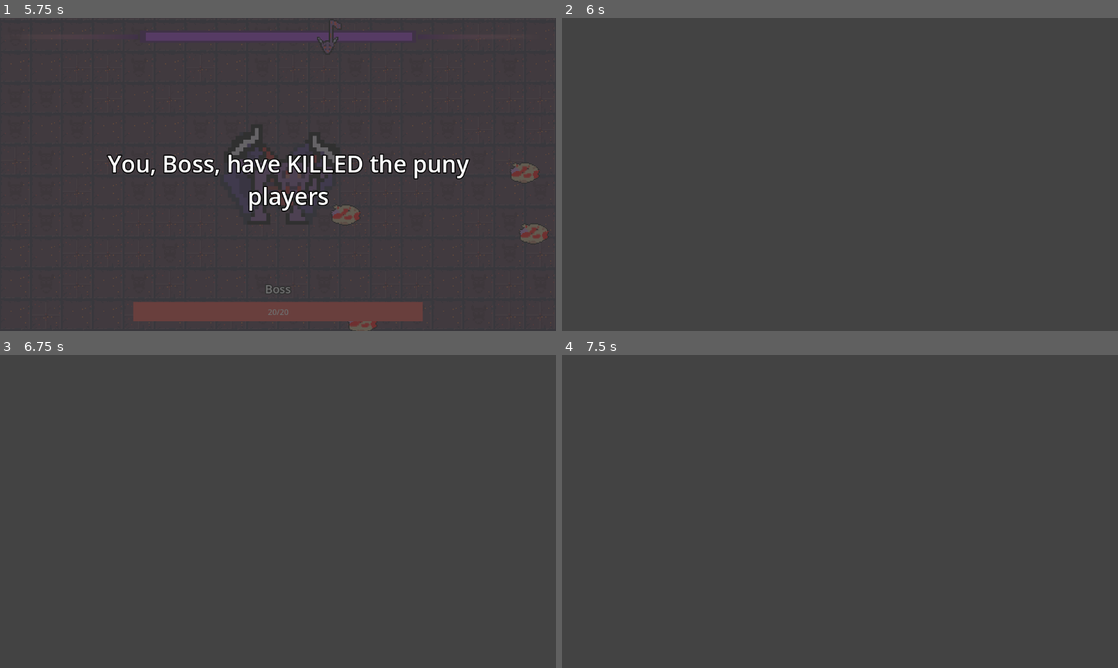
Above: before the commit, frames 1-4 (two rows, left to right).
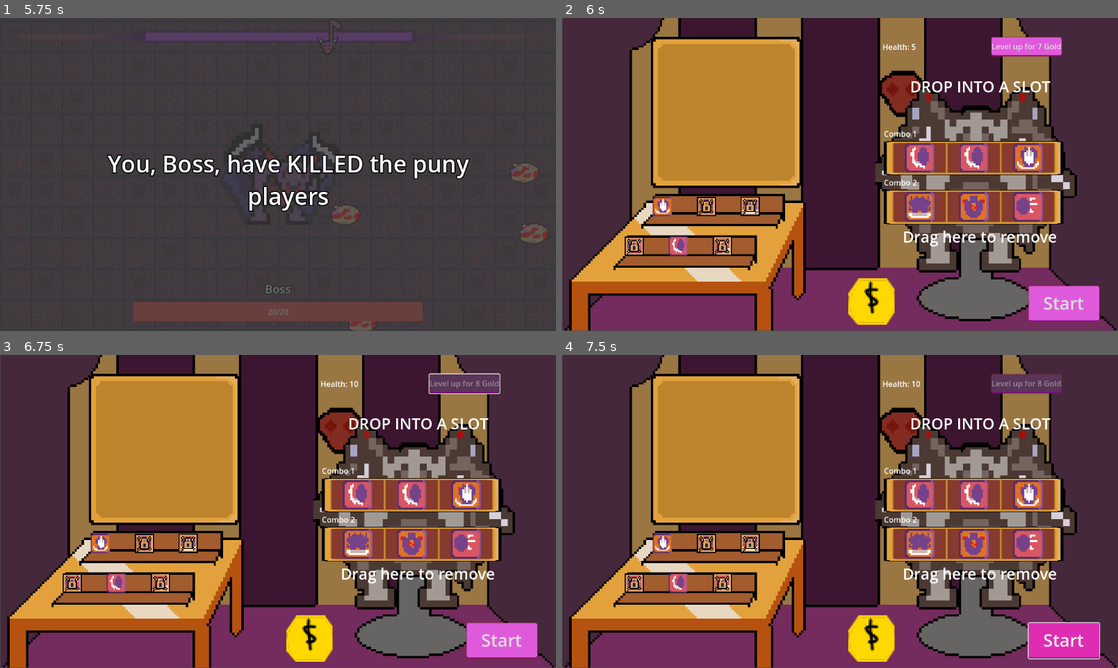
Above: after the commit, the same moments.

Repository: DevFTB/GMTK2023
Game: Godot game, scene res://main.tscn
The game is run twice, just before and just after one commit, with the same random seed, the same clock (stepped at 60 frames per second) and the same inputs.
Inputs (mouse positions are in pixels of both pictures, inside the frame that each line leads up to):
- Up to frame 1 (5.75 s): tap Enter at 0.5 s; move the mouse to (400, 158) at 0.52 s; hold D (move_right) 0.53-1.25 s; hold Q (activate_combo_1) 0.53-1.25 s; click (400, 158) at 0.67 s; drag from (166, 190) to (250, 237) at 1.27 s; move the mouse to (333, 105) at 2.02 s; press the mouse at (333, 105) at 2.03 s; hold D (move_right) 2.03-2.75 s; release the mouse at (333, 105) at 2.75 s; drag from (250, 237) to (111, 127) at 2.77 s; move the mouse to (444, 221) at 3.52 s; hold A (move_left) 3.53-4.25 s; hold E (activate_combo_2) 3.53-4.25 s; drag from (111, 127) to (194, 96) at 4.27 s; move the mouse to (305, 174) at 5.02 s; hold S (move_down) from 5.03 s (still down); hold Q (activate_combo_1) from 5.03 s (still down); click (305, 174) at 5.17 s
- Up to frame 2 (6 s): release S (move_down) at 5.75 s; release Q (activate_combo_1) at 5.75 s; drag from (756, 96) to (728, 190) at 5.77 s
- Up to frame 3 (6.75 s): click (467, 383) at 6.5 s, where only the run after the commit has a clickable "Level up for 7 Gold"
- Up to frame 4 (7.5 s): click (1062, 639) at 7.25 s, where only the run after the commit has a clickable "Start"

Frame 1 is identical in both runs. In frame 2, 96% of the frame differs, in the area x 0-100%, y 0-100%; in frame 3, 95%; in frame 4, 95%.

Commit message:
add ui for start and money from combo screen

Diff:
--- a/level/gui/combo_screen.tscn
+++ b/level/gui/combo_screen.tscn
@@ -19,9 +19,13 @@
 [ext_resource type="Resource" uid="uid://ddhkk175dkckf" path="res://entities/boss/combo/combo_1.tres" id="14_x6njt"]
 [ext_resource type="Resource" uid="uid://by12hxe7vrgxt" path="res://entities/boss/combo/combo_2.tres" id="15_6bjcn"]
 [ext_resource type="Script" path="res://level/gui/DragBin.gd" id="16_oqdqu"]
+[ext_resource type="Texture2D" uid="uid://806kbdfhlmti" path="res://level/coin.png" id="20_1dd8k"]
 
 [sub_resource type="LabelSettings" id="LabelSettings_886xa"]
-font_size = 48
+font_size = 32
+
+[sub_resource type="LabelSettings" id="LabelSettings_306gy"]
+font_size = 36
 
 [node name="ActionComboScreen" type="Control"]
 layout_mode = 3
@@ -216,13 +220,12 @@
 anchors_preset = 5
 anchor_left = 0.5
 anchor_right = 0.5
-offset_left = -202.5
-offset_right = 202.5
-offset_bottom = 169.0
+offset_left = -202.0
+offset_right = 203.0
+offset_bottom = 63.0
 grow_horizontal = 2
 
 [node name="Label" type="Label" parent="HBoxContainer/VBoxContainer/ComboSelect/Control2"]
-visible = false
 layout_mode = 1
 anchors_preset = 15
 anchor_right = 1.0
@@ -332,7 +335,6 @@
 slot = 2
 
 [node name="Control3" type="Control" parent="HBoxContainer/VBoxContainer/ComboSelect"]
-visible = false
 layout_mode = 1
 anchors_preset = 7
 anchor_left = 0.5
@@ -358,6 +360,68 @@
 horizontal_alignment = 1
 vertical_alignment = 1
 autowrap_mode = 2
+
+[node name="Control" type="Control" parent="HBoxContainer/VBoxContainer"]
+layout_mode = 2
+size_flags_vertical = 3
+
+[node name="HBoxContainer" type="HBoxContainer" parent="HBoxContainer/VBoxContainer/Control"]
+layout_mode = 1
+anchors_preset = 15
+anchor_right = 1.0
+anchor_bottom = 1.0
+grow_horizontal = 2
+grow_vertical = 2
+theme_override_constants/separation = 10
+
+[node name="Control" type="Control" parent="HBoxContainer/VBoxContainer/Control/HBoxContainer"]
+layout_mode = 2
+size_flags_horizontal = 3
+
+[node name="MarginContainer" type="MarginContainer" parent="HBoxContainer/VBoxContainer/Control/HBoxContainer/Control"]
+layout_mode = 1
+anchors_preset = 15
+anchor_right = 1.0
+anchor_bottom = 1.0
+grow_horizontal = 2
+grow_vertical = 2
+theme_override_constants/margin_bottom = 29
+
+[node name="HBoxContainer" type="HBoxContainer" parent="HBoxContainer/VBoxContainer/Control/HBoxContainer/Control/MarginContainer"]
+layout_mode = 2
+theme_override_constants/separation = 18
+
+[node name="TextureRect" type="TextureRect" parent="HBoxContainer/VBoxContainer/Control/HBoxContainer/Control/MarginContainer/HBoxContainer"]
+layout_mode = 2
+texture = ExtResource("20_1dd8k")
+stretch_mode = 4
+
+[node name="Money" type="Label" parent="HBoxContainer/VBoxContainer/Control/HBoxContainer/Control/MarginContainer/HBoxContainer"]
+layout_mode = 2
+size_flags_horizontal = 3
+size_flags_vertical = 1
+label_settings = SubResource("LabelSettings_306gy")
+vertical_alignment = 1
+clip_text = true
+
+[node name="Control2" type="Control" parent="HBoxContainer/VBoxContainer/Control/HBoxContainer"]
+custom_minimum_size = Vector2(200, 0)
+layout_mode = 2
+
+[node name="MarginContainer" type="MarginContainer" parent="HBoxContainer/VBoxContainer/Control/HBoxContainer/Control2"]
+layout_mode = 1
+anchors_preset = 15
+anchor_right = 1.0
+anchor_bottom = 1.0
+grow_horizontal = 2
+grow_vertical = 2
+theme_override_constants/margin_right = 40
+theme_override_constants/margin_bottom = 20
+
+[node name="StartButton" type="Button" parent="HBoxContainer/VBoxContainer/Control/HBoxContainer/Control2/MarginContainer"]
+layout_mode = 2
+theme_override_font_sizes/font_size = 36
+text = "Start"
 
 [connection signal="bought" from="HBoxContainer/ActionSelect/VBoxContainer/Control/ActionDetail" to="." method="_on_action_detail_bought"]
 [connection signal="upgraded" from="HBoxContainer/ActionSelect/VBoxContainer/Control/ActionDetail" to="." method="_on_action_detail_upgraded"]
--- a/main.tscn
+++ b/main.tscn
@@ -461,8 +461,10 @@
 text = "0/0"
 label_settings = SubResource("LabelSettings_l70j4")
 
-[node name="ActionComboScreen" parent="." instance=ExtResource("22_y1okt")]
+[node name="ActionComboScreenCanvasLayer" type="CanvasLayer" parent="."]
 visible = false
+
+[node name="ActionComboScreen" parent="ActionComboScreenCanvasLayer" instance=ExtResource("22_y1okt")]
 
 [node name="DeathScreen" type="CanvasLayer" parent="."]
 visible = false
--- a/scripts/Main.gd
+++ b/scripts/Main.gd
@@ -39,7 +39,7 @@
 		$DeathScreen.get_node("DeathText").label_settings.font_size = 48 if len($DeathScreen.get_node("DeathText").text) < 250 else 32
 		# todo: change to button?
 		await get_tree().create_timer(3.0).timeout
-		$DeathScreen.get_node("DeathText").visible = false
+		$DeathScreen.visible = false
 
 		$PlayerController.clear_players()
 		$World.visible = false
@@ -49,8 +49,11 @@
 		enter_shop()
 
 func enter_shop():
-	pass
+	status = "shop"
+	$ActionComboScreenCanvasLayer.visible = true
 
+func exit_shop():
+	$ActionComboScreenCanvasLayer.visible = false
 
 
 # Called every frame. 'delta' is the elapsed time since the previous frame.
@@ -59,6 +62,7 @@
 
 
 func _on_boss_boss_died():
+	# todo - on kill players, next level of players walks on in
 	level_over("Players")
 
 
Not shown: 1 places in entities/players/healer/healer.tscn that only renumber resources
Binary file added: level/coin.png
Not shown, added: level/coin.png.import
Not shown: 1 places in level/gui/combo_screen.tscn that only renumber resources
